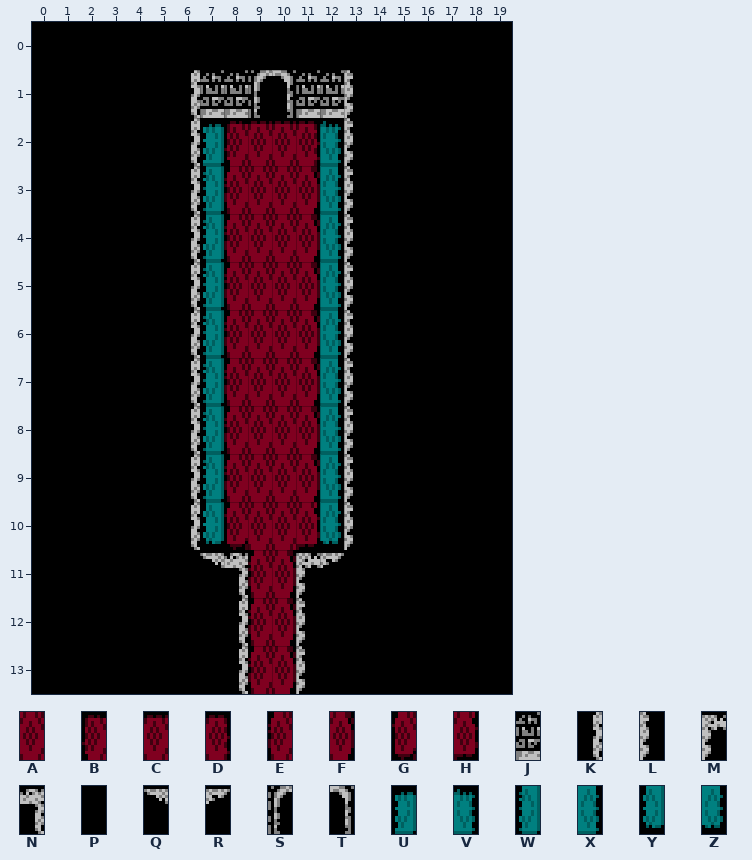
Tiled map: tiled/castle_room_21.tmx. The first picture shows the starting point.
Cells are 8x16 px. Shown: x 0..19, y 0..13.
Key: from "castle_carpet": A 0, B 1, C 2, D 3, E 4, F 5, G 6, H 8; from "castle_stone": J 0, K 3, L 4, M 5, N 7, P 8, Q 9, R 10, S 11, T 12; from "castle_tile": U 1, V 3, W 4, X 5, Y 6, Z 8.
_ is an empty cell.
Layer "Tile Layer 1" before, first column x 0:
 0 PPPPPPPPPPPPPPPPPPPP
 1 PPPPPPKJJSTJJLPPPPPP
 2 PPPPPPKUBCCDVLPPPPPP
 3 PPPPPPKWEAAFXLPPPPPP
 4 PPPPPPKWEAAFXLPPPPPP
 5 PPPPPPKWEAAFXLPPPPPP
 6 PPPPPPKWEAAFXLPPPPPP
 7 PPPPPPKWEAAFXLPPPPPP
 8 PPPPPPKWEAAFXLPPPPPP
 9 PPPPPPKWEAAFXLPPPPPP
10 PPPPPPKYGAAHZLPPPPPP
11 PPPPPPPQNEFMRPPPPPPP
12 PPPPPPPPKEFLPPPPPPPP
13 PPPPPPPPKEFLPPPPPPPP
After:
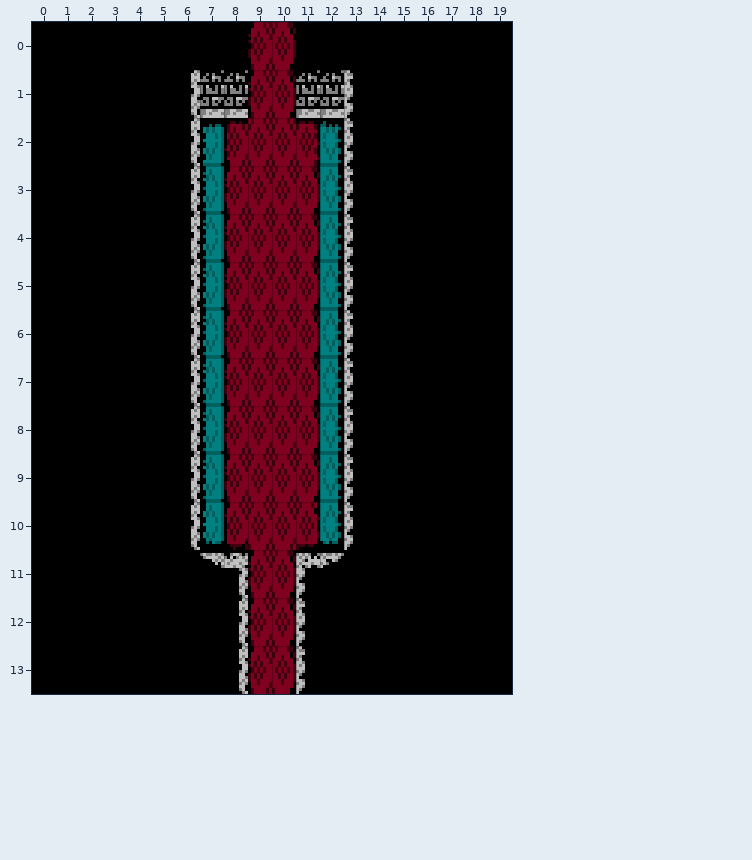
The edit:
Layer "Tile Layer 1":
Tile A replaces tile C in row 2 at x 9 to 10.
Tile E replaces tile P in row 0 at x 9.
Tile E replaces tile S in row 1 at x 9.
Tile F replaces tile P in row 0 at x 10.
Tile F replaces tile T in row 1 at x 10.
Pixel boxes of the changes (left, top, right, bottom) in both pictures:
changed: (248, 22, 296, 124)
